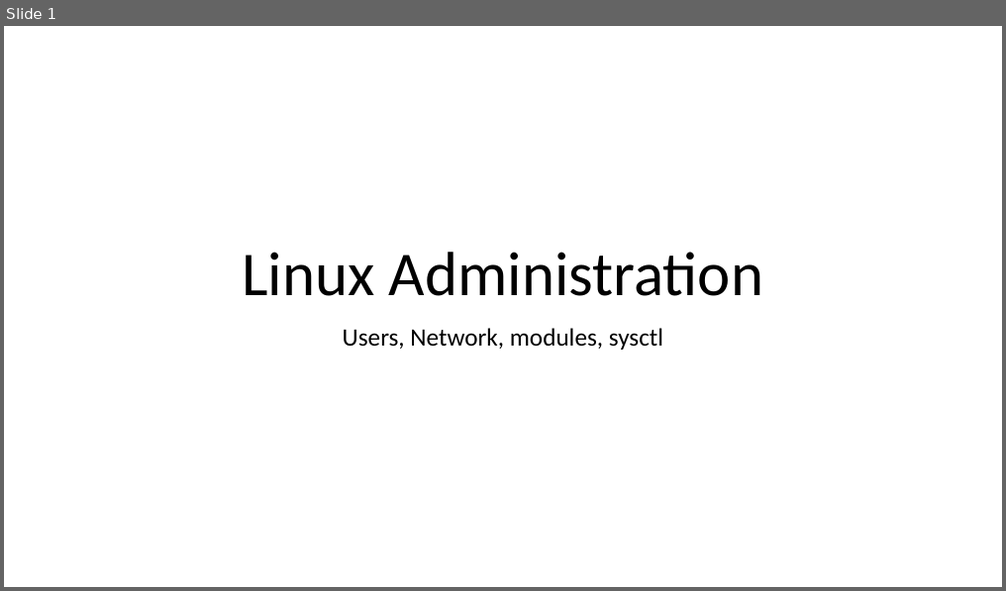
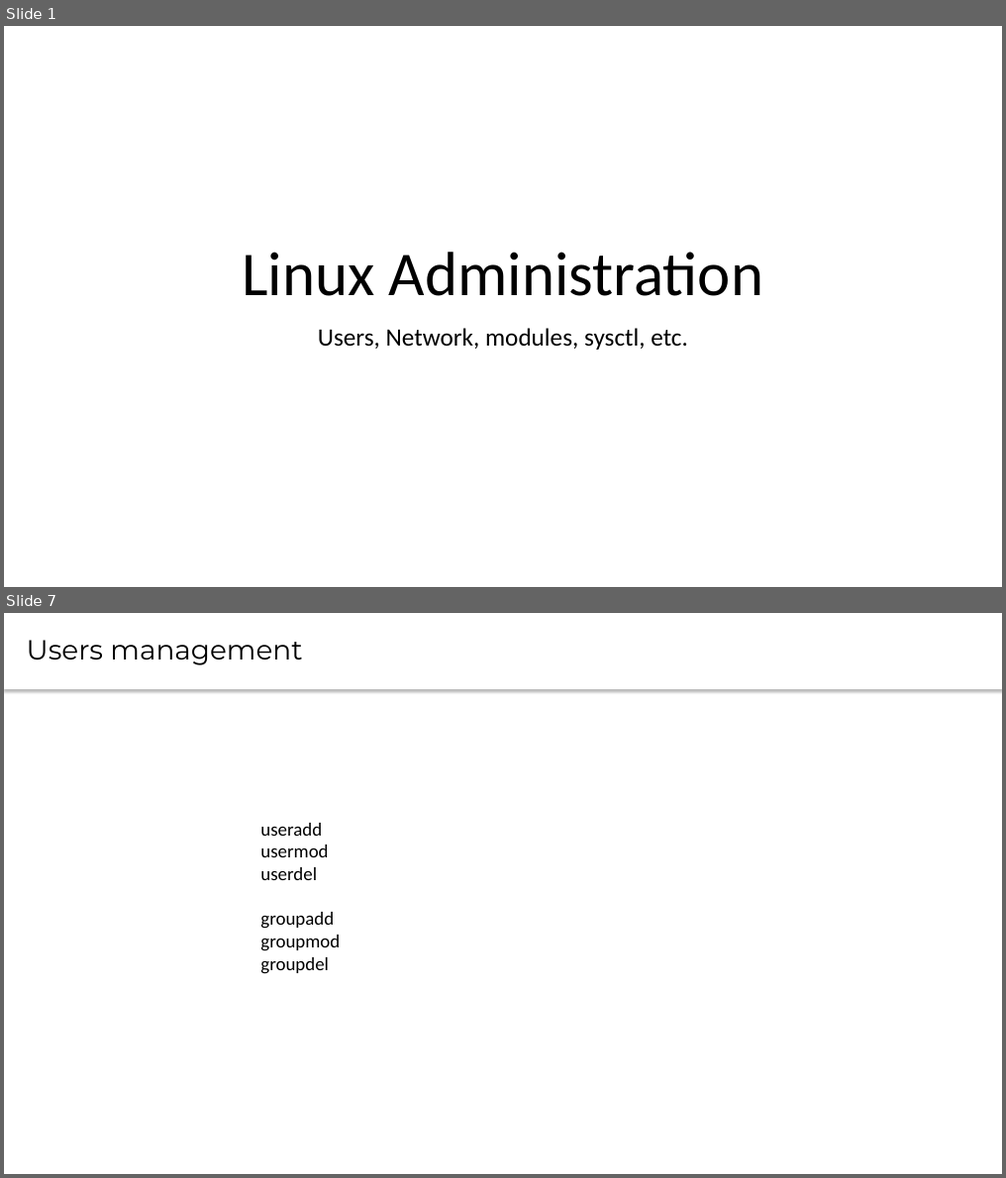
Before and after one commit to CsteerDevops1/lectures_devops2, a slide deck: LinuxAdm/LinuxAdm3.pptx. Shown one above the other, each under a label of ours: slide 1 before the commit, slides 1 and 7 after it; the slides between them are not shown. The pictures are 1006x591 and 1006x1178 pixels, drawn with LibreOffice and Linux fonts; fonts in the diff are those of the drawing. Boxes give left, top, right and bottom in pixels: in the first picture for what was removed or moved away, otherwise in the second. Text is boxed around its words. In the diff, an @@ line names an element or a change of style, - is before the commit and + after.

Commit message:
Added users lecture and homework

```diff
--- a/LinuxAdm/LinuxAdm3.pptx
+++ b/LinuxAdm/LinuxAdm3.pptx
@@ slide 7 added at (4, 613, 1002, 1174), background #FFFFFF @@
@@ text added at (4, 613, 1002, 689), fill #FFFFFF, 26.7 pt, text #000000 @@
+Users management
@@ text added at (260, 823, 340, 974), 18 pt, text #000000 @@
+useradd
+usermod
+userdel
+groupadd
+groupmod
+groupdel
@@ slide 1 changed as well @@
@@ subtitle at (318, 328, 688, 350): text changed @@
-Users, Network, modules, sysctl
+Users, Network, modules, sysctl, etc.
```
Also in this commit, not shown: 16 other slides added, 1 slide removed, 1 other file.
